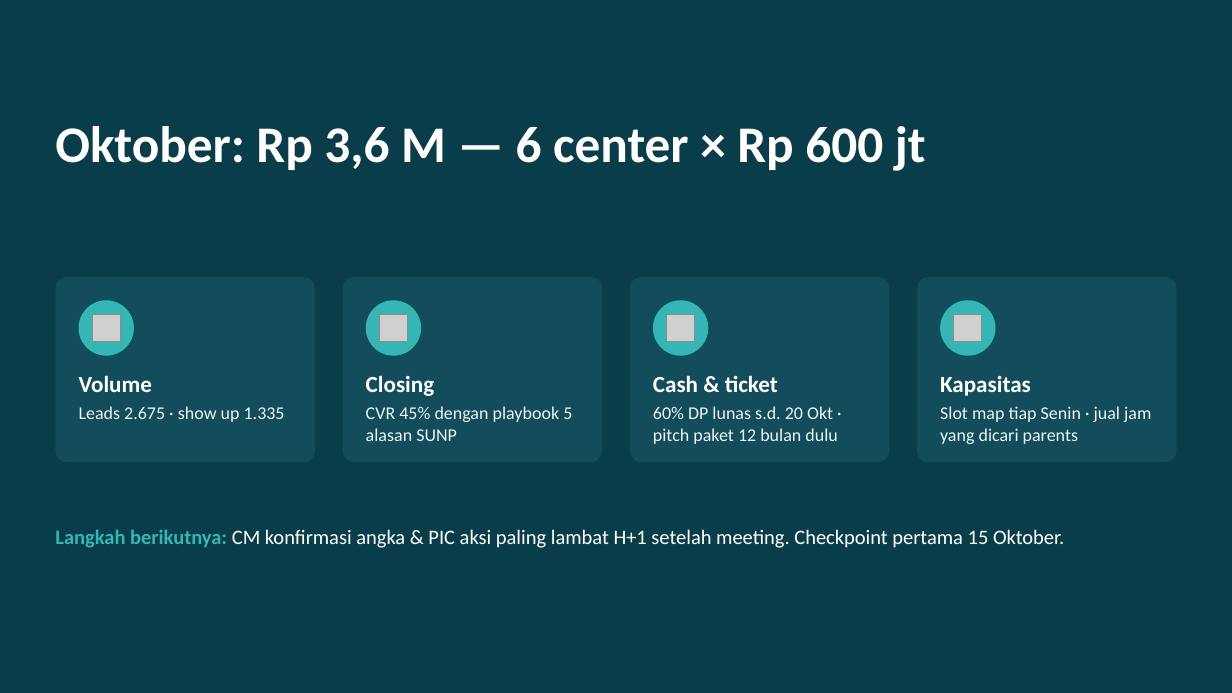
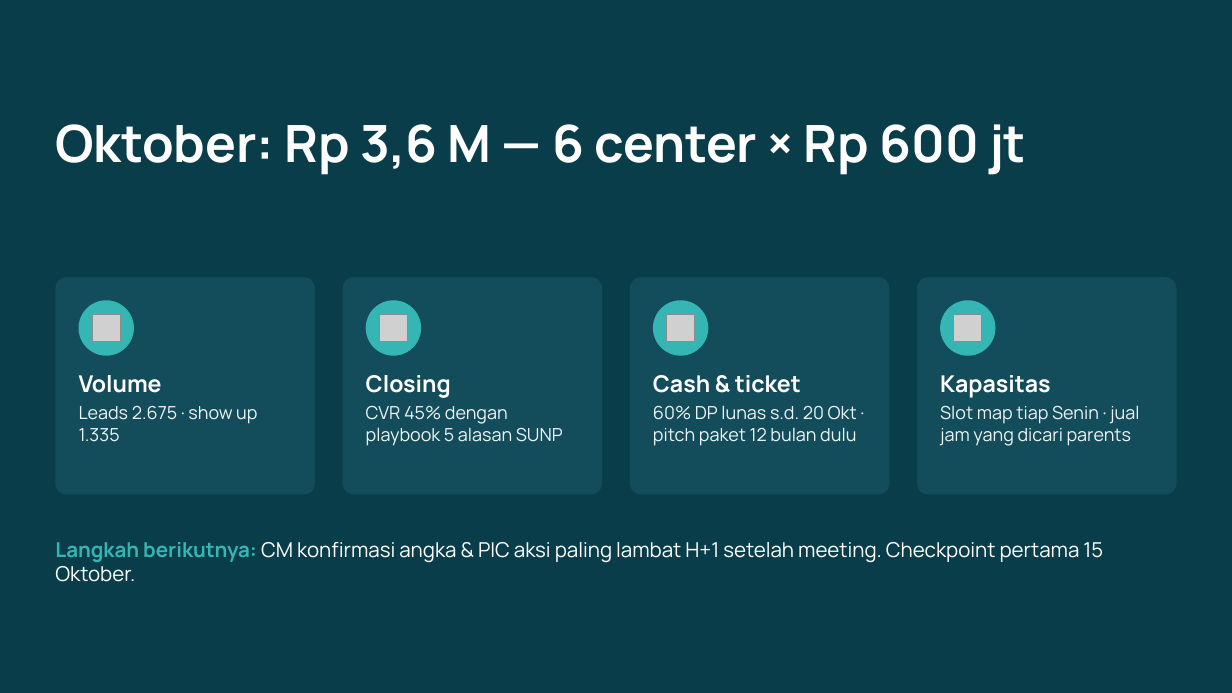
Before and after one commit to mrifqidata-code/Dashboard, a slide deck: slide 24 of monthly-review/Monthly_Review_September_2026_CM.pptx. Drawn at 1232x693 pixels with LibreOffice and Linux fonts; fonts in the diff are those of the drawing; grey boxes stand for pictures. Boxes give left, top, right and bottom in pixels: in the first picture for what was removed or moved away, otherwise in the second. Text is boxed around its words. In the diff, an @@ line names an element or a change of style, - is before the commit and + after.

```diff
--- a/monthly-review/Monthly_Review_September_2026_CM.pptx
+++ b/monthly-review/Monthly_Review_September_2026_CM.pptx
@@ rounded rectangle resized from (x1=55, y1=277, x2=315, y2=462) to (x1=55, y1=277, x2=315, y2=494) @@
@@ rounded rectangle resized from (x1=343, y1=277, x2=603, y2=462) to (x1=343, y1=277, x2=603, y2=494) @@
@@ rounded rectangle resized from (x1=630, y1=277, x2=890, y2=462) to (x1=630, y1=277, x2=890, y2=494) @@
@@ proportions changed in 4 elements at (x1=55, y1=277, x2=315, y2=494), (x1=343, y1=277, x2=603, y2=494), (x1=630, y1=277, x2=890, y2=494), (x1=917, y1=277, x2=1177, y2=494) @@
@@ rounded rectangle resized from (x1=917, y1=277, x2=1177, y2=462) to (x1=917, y1=277, x2=1177, y2=494) @@
@@ font Calibri to Manrope in 10 elements at (x1=55, y1=124, x2=1026, y2=175), (x1=79, y1=375, x2=162, y2=393), (x1=366, y1=375, x2=451, y2=398), (x1=653, y1=375, x2=801, y2=393), (x1=940, y1=375, x2=1051, y2=398), (x1=55, y1=542, x2=1103, y2=582), (x1=79, y1=406, x2=257, y2=442), (x1=366, y1=406, x2=563, y2=446), (x1=653, y1=405, x2=857, y2=446), (x1=940, y1=405, x2=1139, y2=446) @@
@@ text "Langkah berikutnya: CM konfirmasi angka ..." moved from (x1=55, y1=529, x2=1064, y2=548) to (x1=55, y1=542, x2=1103, y2=582) @@
```
Also in this commit, not shown: 23 other slides changed, 2 other files.
